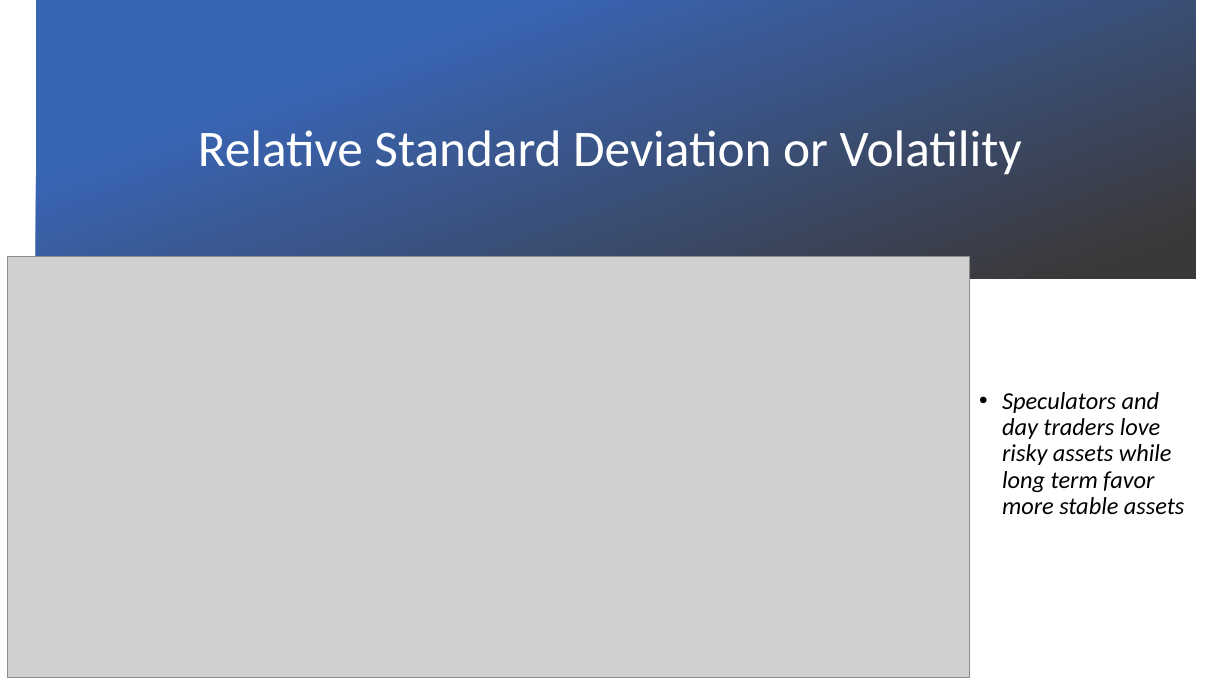
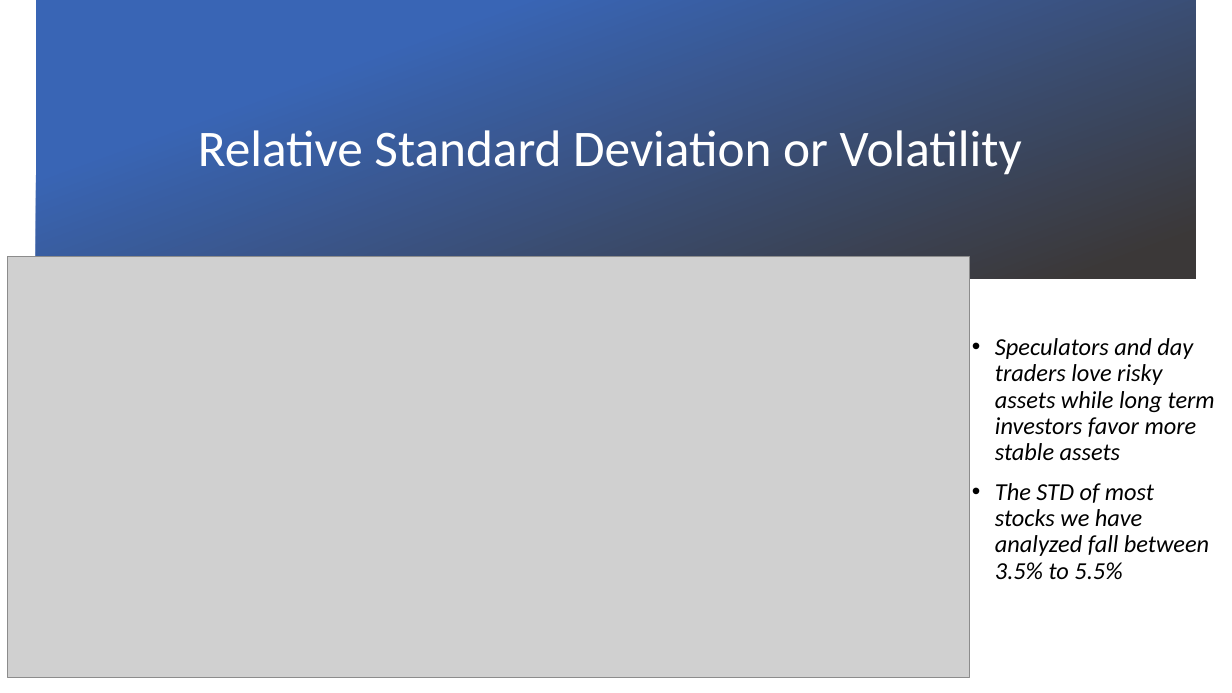
Before and after one commit to claybeaver/Group9_Project1, a slide deck: slide 9 of Final_Presentation.pptx. Drawn at 1232x693 pixels with LibreOffice and Linux fonts; fonts in the diff are those of the drawing; grey boxes stand for pictures; background and template pictures are left out. Boxes give left, top, right and bottom in pixels: in the first picture for what was removed or moved away, otherwise in the second. Text is boxed around its words. In the diff, an @@ line names an element or a change of style, - is before the commit and + after.

```diff
--- a/Final_Presentation.pptx
+++ b/Final_Presentation.pptx
@@ text at (995, 338, 1215, 580): text changed @@
-• Speculators and day traders love risky assets while long term favor more stable assets
+• Speculators and day traders love risky assets while long term investors favor more stable assets
+• The STD of most stocks we have analyzed fall between 3.5% to 5.5%
```
Also in this commit, not shown: 1 other slide changed.
